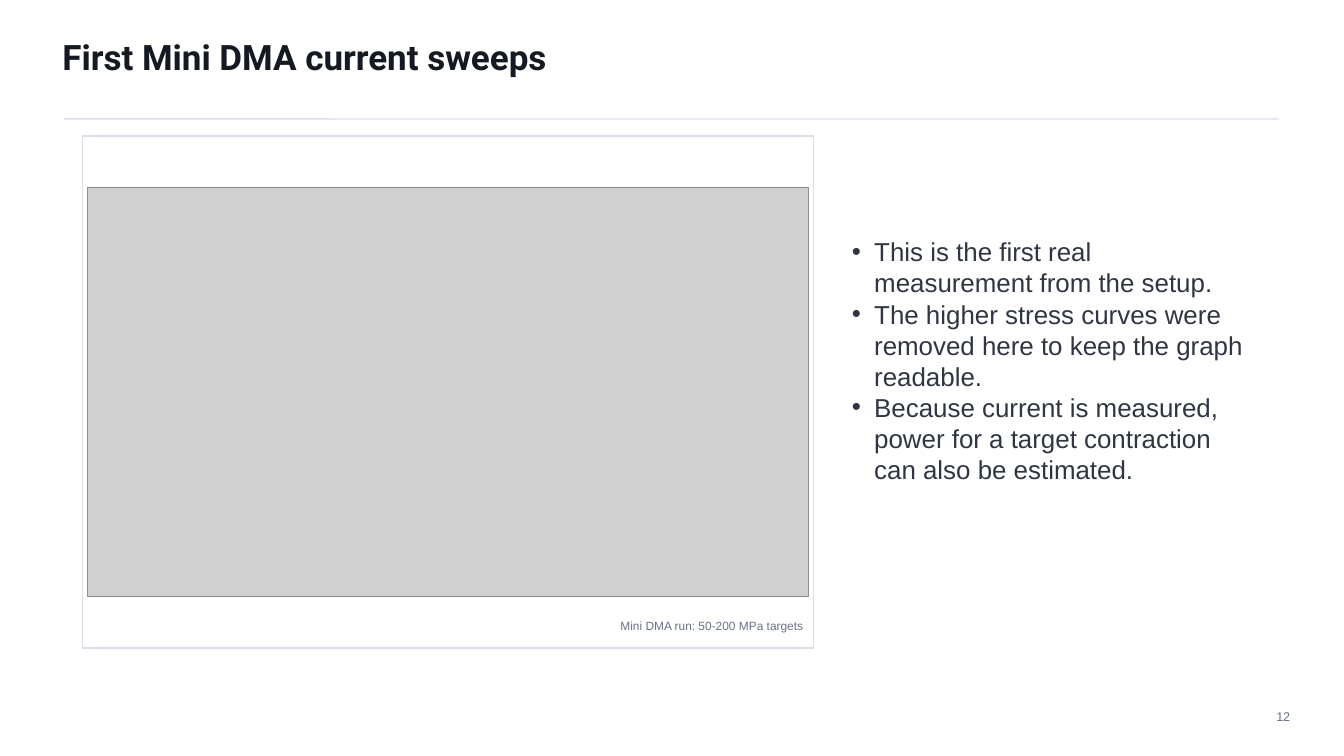
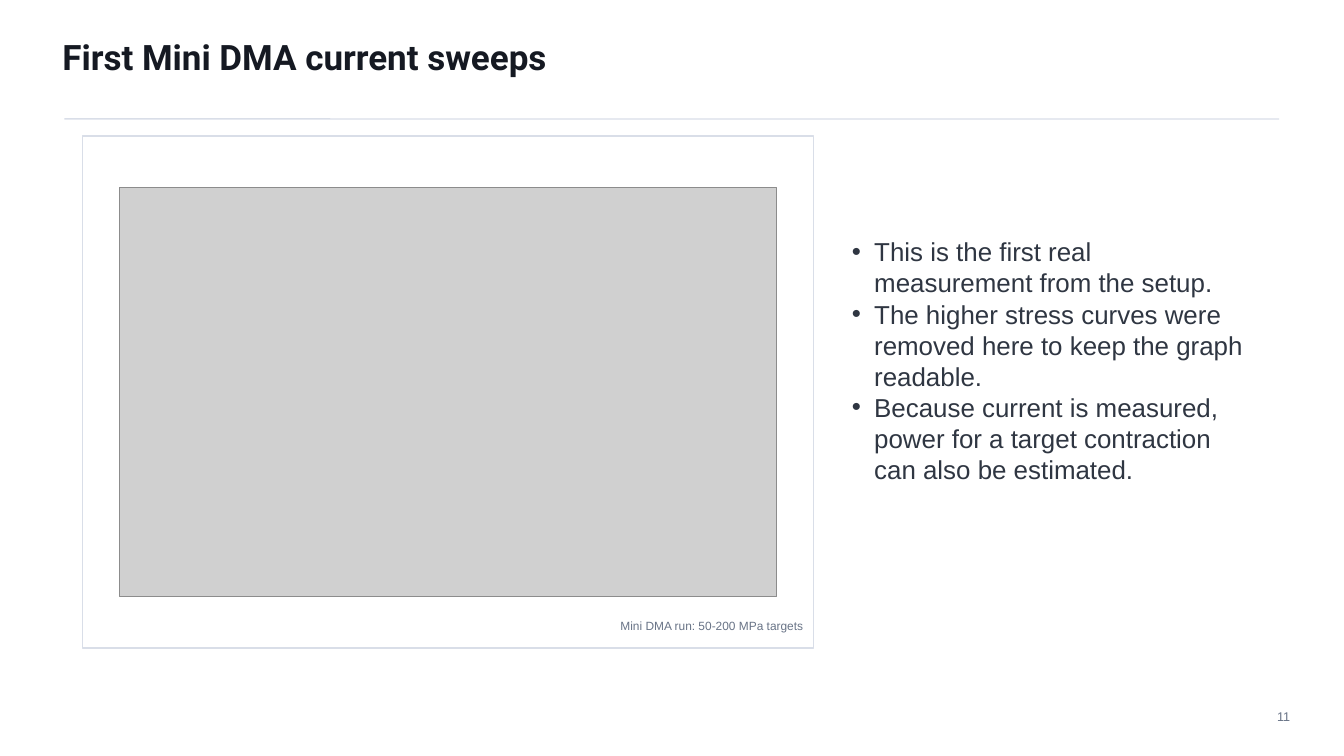
Before and after one commit to MMMM2000/PyPlot, a slide deck: slide 11 of docs/assets/presentations/mini_dma_colloquium_2026-05-21_revised.pptx (slide 12 before the commit). Drawn at 1344x756 pixels with LibreOffice and Linux fonts; fonts in the diff are those of the drawing; grey boxes stand for pictures. Boxes give left, top, right and bottom in pixels: in the first picture for what was removed or moved away, otherwise in the second. Text is boxed around its words. In the diff, an @@ line names an element or a change of style, - is before the commit and + after.

Commit message:
Update Mini DMA presentation figures

```diff
--- a/docs/assets/presentations/mini_dma_colloquium_2026-05-21_revised.pptx
+++ b/docs/assets/presentations/mini_dma_colloquium_2026-05-21_revised.pptx
@@ picture: place and size @@
-picture at (88,188,809,597)
+picture at (119,188,776,597)
@@ text at (1277,712,1290,721): text changed @@
-12
+11
```
Also in this commit, not shown: 9 other slides changed, 1 slide added, 2 slides removed, 2 other files.
